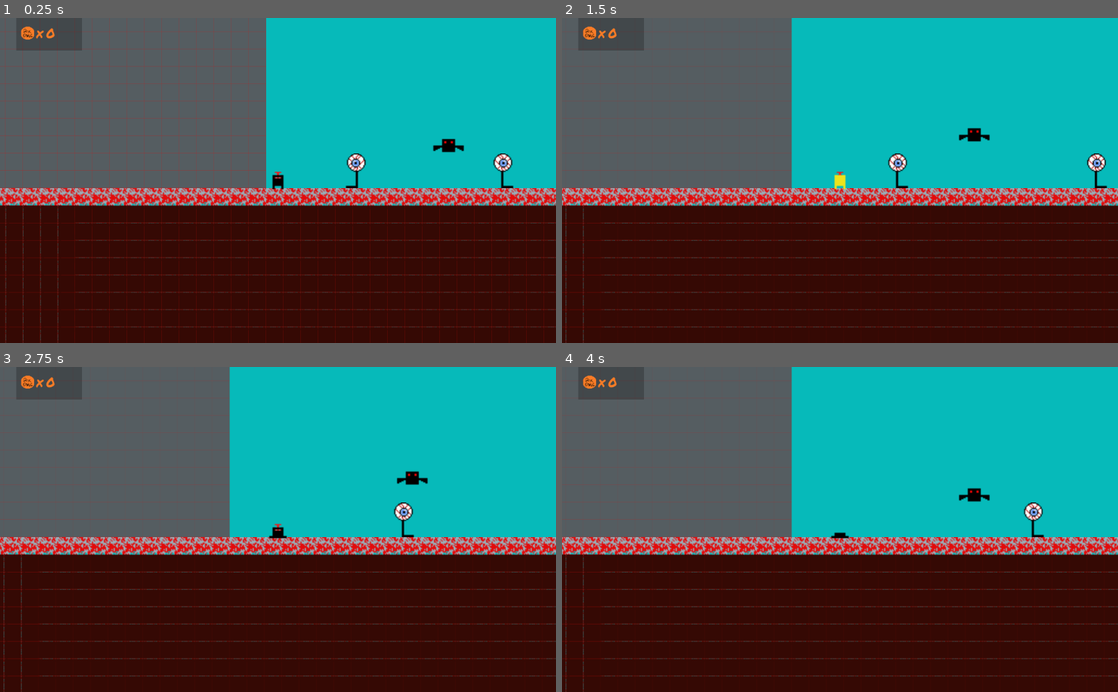
Above: before the commit, frames 1-4 (two rows, left to right).
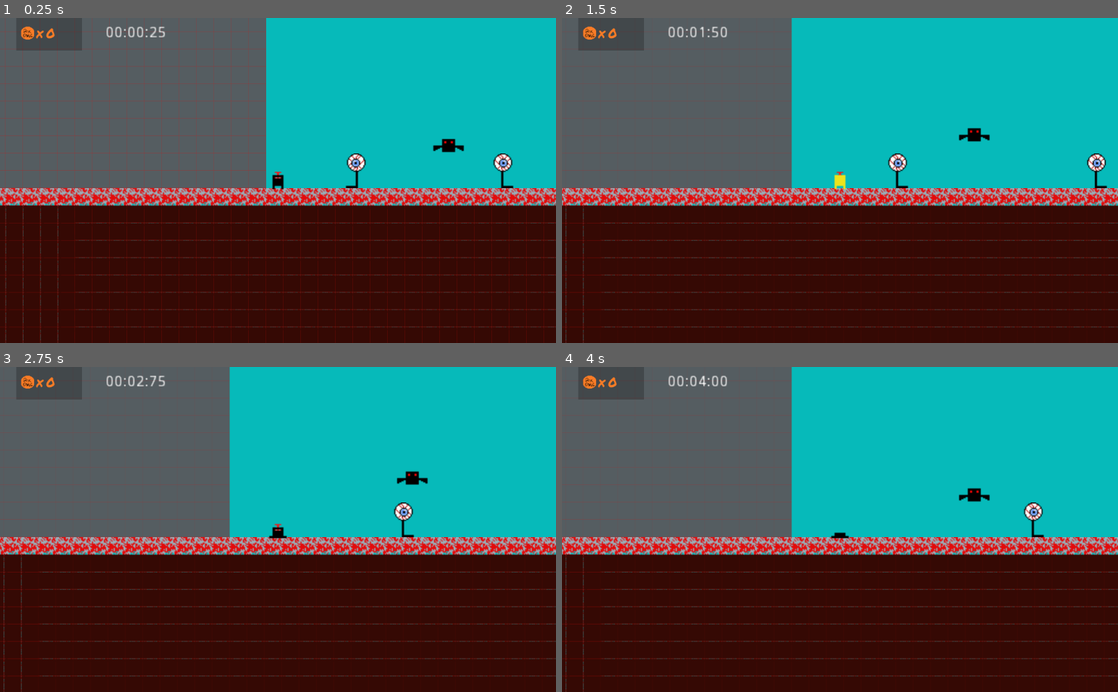
Above: after the commit, the same moments.

Repository: tompasini/Born4Lazers
Game: Godot game, scene res://Level1.tscn
Two runs of this game, one before a commit and one after it. Both use one fixed random seed, a clock stepped at 60 frames per second and the inputs below.
Inputs (mouse positions are in pixels of both pictures, inside the frame that each line leads up to):
- Up to frame 1 (0.25 s): no input
- Up to frame 2 (1.5 s): move the mouse to (962, 164) at 0.52 s; hold Shift (run) 0.53-1.28 s; hold D (right) from 0.53 s (still down); tap Space (jump) at 0.77 s; move the mouse to (728, 196) at 1.27 s; click (728, 196) at 1.35 s
- Up to frame 3 (2.75 s): tap Space (jump) at 1.52 s; move the mouse to (333, 458) at 2.02 s; release D (right) at 2.03 s; hold A (left) from 2.03 s (still down); hold Shift (run) from 2.03 s (still down)
- Up to frame 4 (4 s): move the mouse to (812, 594) at 2.77 s; release A (left) at 2.78 s; release Shift (run) at 2.78 s; hold D (right) from 2.78 s (still down); click (812, 594) at 2.85 s; tap Space (jump) at 3.02, 3.77 s; move the mouse to (1006, 578) at 3.52 s; hold Shift (run) from 3.53 s (still down)

The runs differ from the first frame. In frame 1, 0.2% of the frame differs, in the area x 19-30%, y 2-6%; in frame 2, 0.2%; in frame 3, 0.2%; in frame 4, 0.2%.

Commit message:
implemented timer

Diff:
--- a/Level1.tscn
+++ b/Level1.tscn
@@ -10,6 +10,7 @@
 [ext_resource path="res://RedBat.tscn" type="PackedScene" id=8]
 [ext_resource path="res://Eyebes.tscn" type="PackedScene" id=9]
 [ext_resource path="res://Assets/Backgrounds/Red World/Background #1.png" type="Texture" id=10]
+[ext_resource path="res://LevelTimer.tscn" type="PackedScene" id=11]
 
 [sub_resource type="RectangleShape2D" id=1]
 extents = Vector2( 24, 8 )
@@ -146,5 +147,11 @@
 limit_bottom = 600
 limit_smoothed = true
 
+[node name="StopWatch" parent="LZer/Camera2D" instance=ExtResource( 11 )]
+margin_left = -159.0
+margin_top = -143.0
+margin_right = -119.0
+margin_bottom = -129.0
+
 [connection signal="body_entered" from="FallZone" to="LZer" method="_on_FallZone_body_entered"]
 [connection signal="dmg_power_up_collected" from="LZer" to="HUD" method="_on_LZer_dmg_power_up_collected"]
--- /dev/null
+++ b/LevelTimer.gd
@@ -0,0 +1,24 @@
+extends Label
+
+
+# Declare member variables here. Examples:
+var time_elapsed := 0.0
+var minutes
+var seconds
+var milliseconds
+var finished = false
+
+
+
+# Called every frame. 'delta' is the elapsed time since the previous frame.
+func _process(delta: float) -> void:
+	time_elapsed += delta
+	if(!finished):
+		update_time()
+
+func update_time():
+	milliseconds =  fmod(time_elapsed, 1) * 100
+	seconds = fmod(time_elapsed, 60)
+	minutes = round(seconds / 60)
+
+	self.text = "%02d:%02d:%02d" % [minutes, seconds, milliseconds]
--- /dev/null
+++ b/LevelTimer.tscn
@@ -0,0 +1,8 @@
+[gd_scene load_steps=2 format=2]
+
+[ext_resource path="res://LevelTimer.gd" type="Script" id=1]
+
+[node name="StopWatch" type="Label"]
+margin_right = 40.0
+margin_bottom = 14.0
+script = ExtResource( 1 )
Not shown: 1 places in Level1.tscn that only renumber resources
